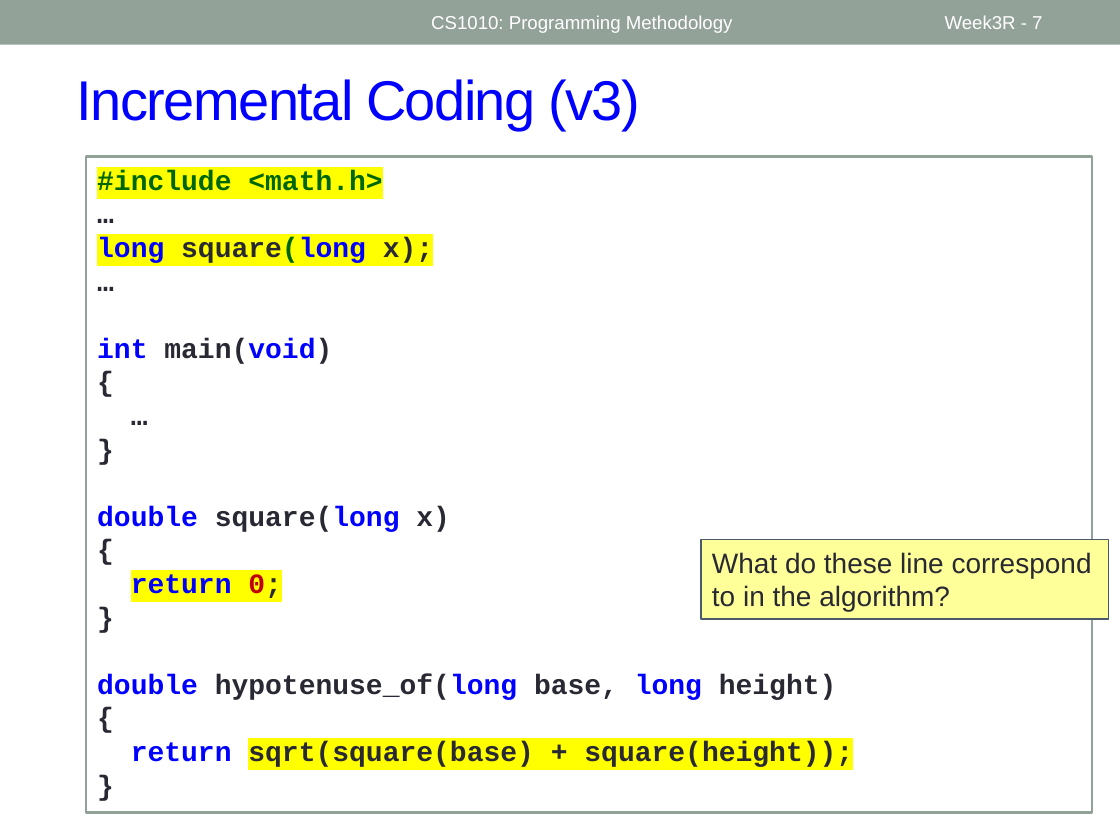
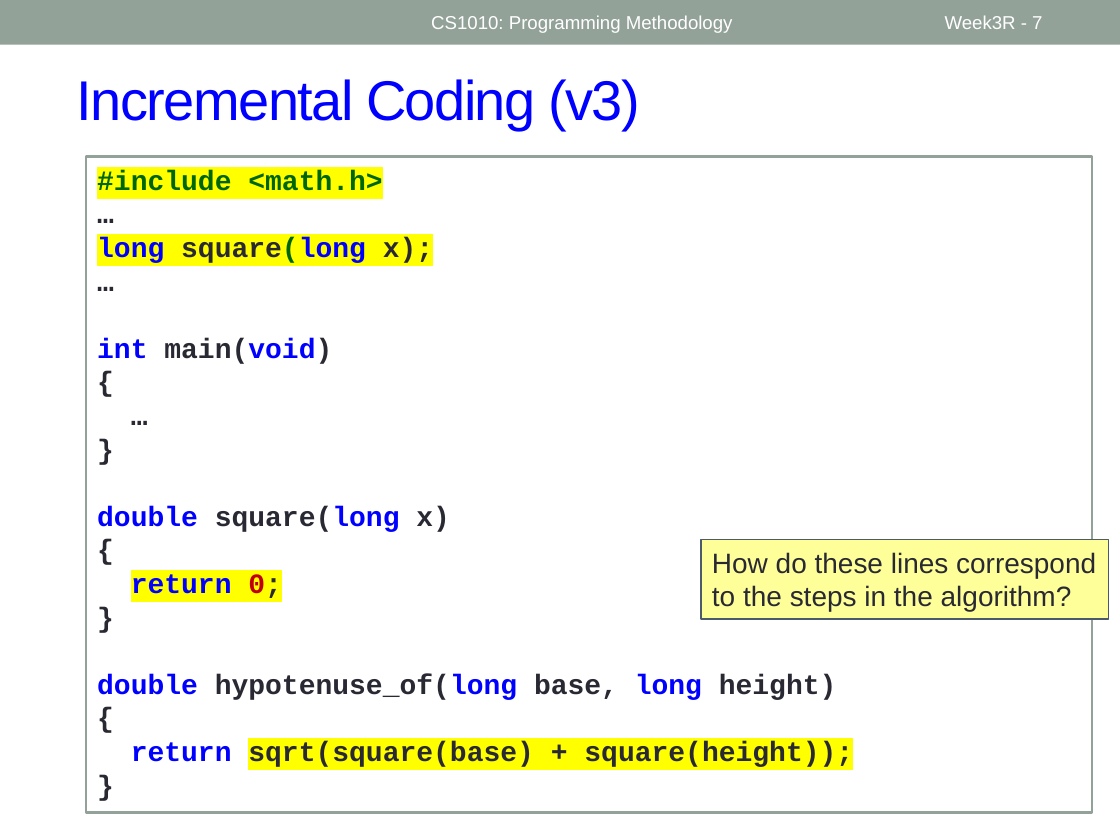
Before and after one commit to nus-cs1010-2526-s2/website, a slide deck: slide 7 of slides/Week3_Recap.pptx. Drawn at 1120x840 pixels with LibreOffice and Linux fonts; fonts in the diff are those of the drawing. Boxes give left, top, right and bottom in pixels: in the first picture for what was removed or moved away, otherwise in the second. Text is boxed around its words. In the diff, an @@ line names an element or a change of style, - is before the commit and + after.

```diff
--- a/slides/Week3_Recap.pptx
+++ b/slides/Week3_Recap.pptx
@@ text in rectangle at bbox=[712, 552, 1096, 611]: text changed @@
-What do these line correspond to in the algorithm?
+How do these lines correspond to the steps in the algorithm?
```
Also in this commit, not shown: 4 other slides changed, 20 other files.
